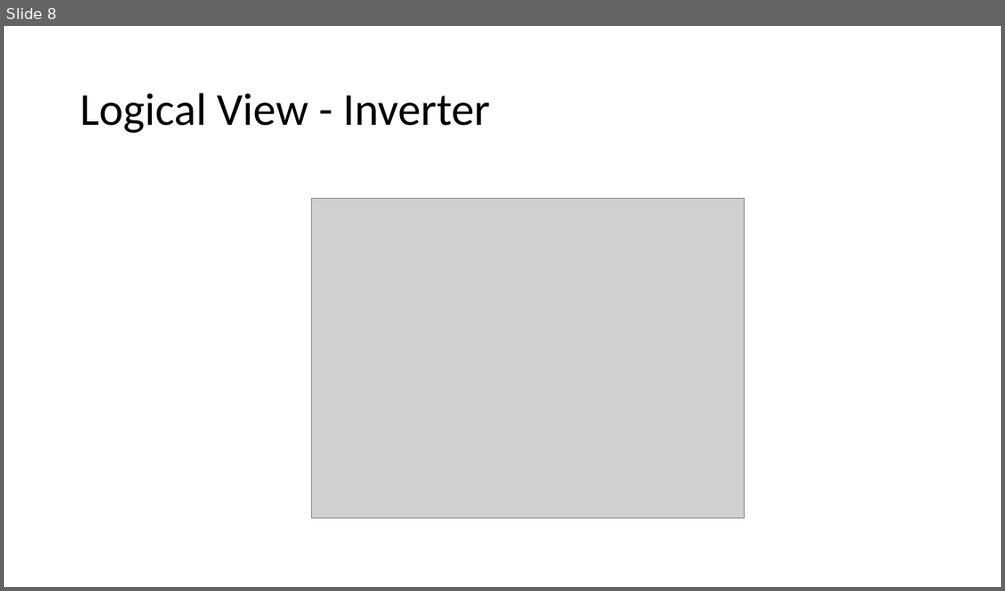
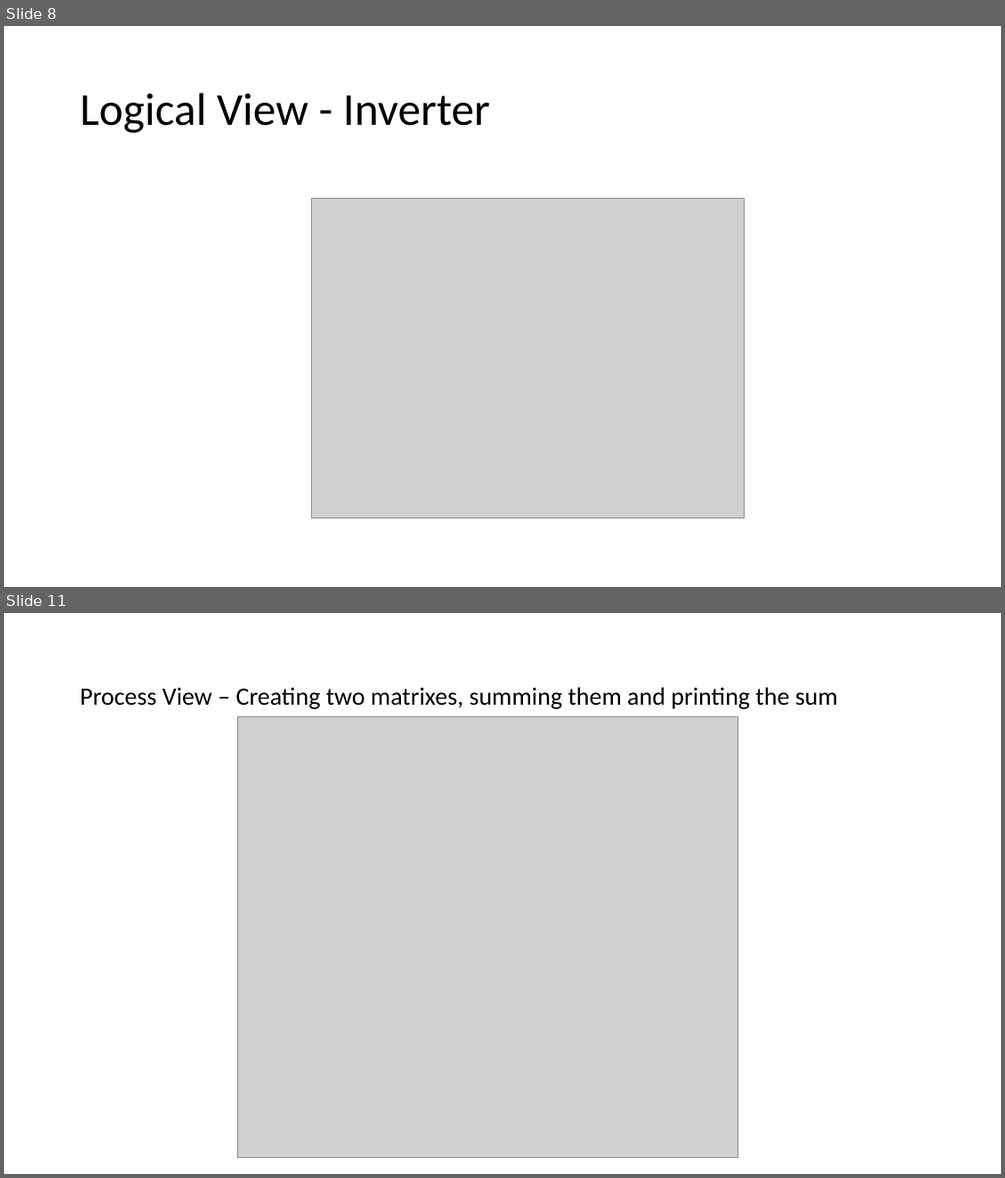
Before and after one commit to vkostyukov/la4j, a slide deck: ArchSW-docs/La4j.pptx. Shown one above the other, each under a label of ours: slide 8 before the commit, slides 8 and 11 after it; the slides between them are not shown. The pictures are 1005x591 and 1005x1178 pixels, drawn with LibreOffice and Linux fonts; fonts in the diff are those of the drawing; grey boxes stand for pictures. Boxes give left, top, right and bottom in pixels: in the first picture for what was removed or moved away, otherwise in the second. Text is boxed around its words. In the diff, an @@ line names an element or a change of style, - is before the commit and + after.

```diff
--- a/ArchSW-docs/La4j.pptx
+++ b/ArchSW-docs/La4j.pptx
@@ slide 11 added at [4,613,1001,1174], background #FFFFFF @@
@@ title added at [80,687,838,709], 24 pt, text #000000 @@
+Process View – Creating two matrixes, summing them and printing the sum
@@ picture added at [237,717,737,1159] @@
```
Also in this commit, not shown: 10 other slides added.
